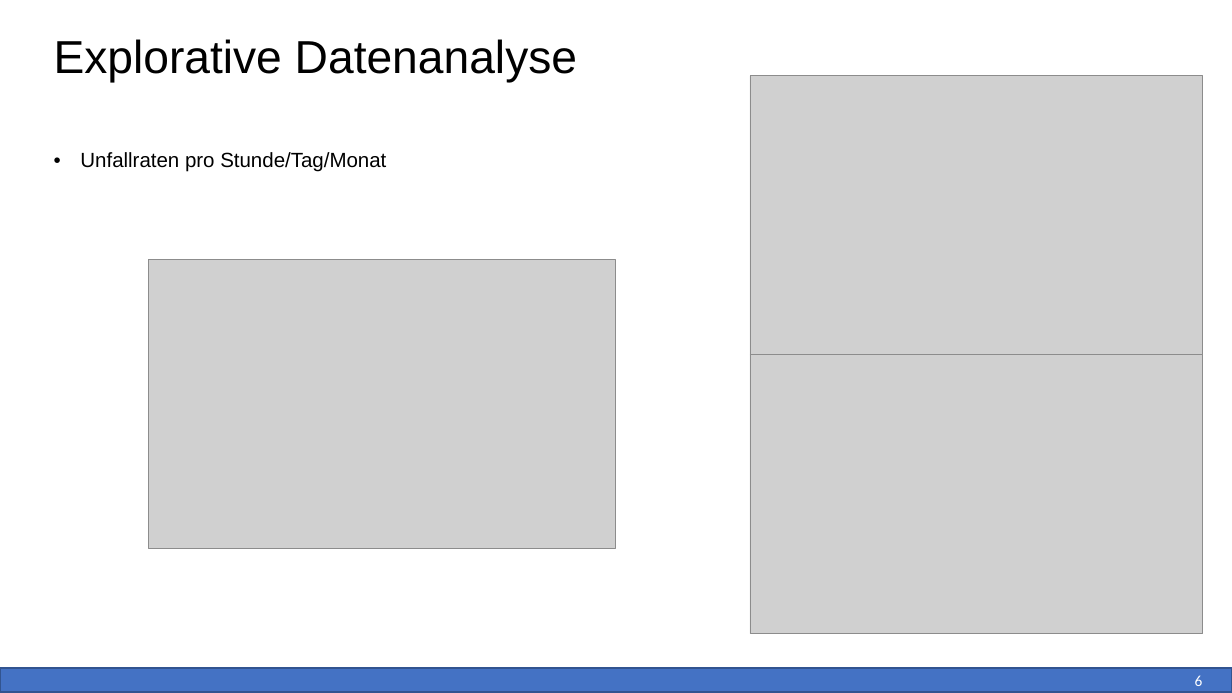
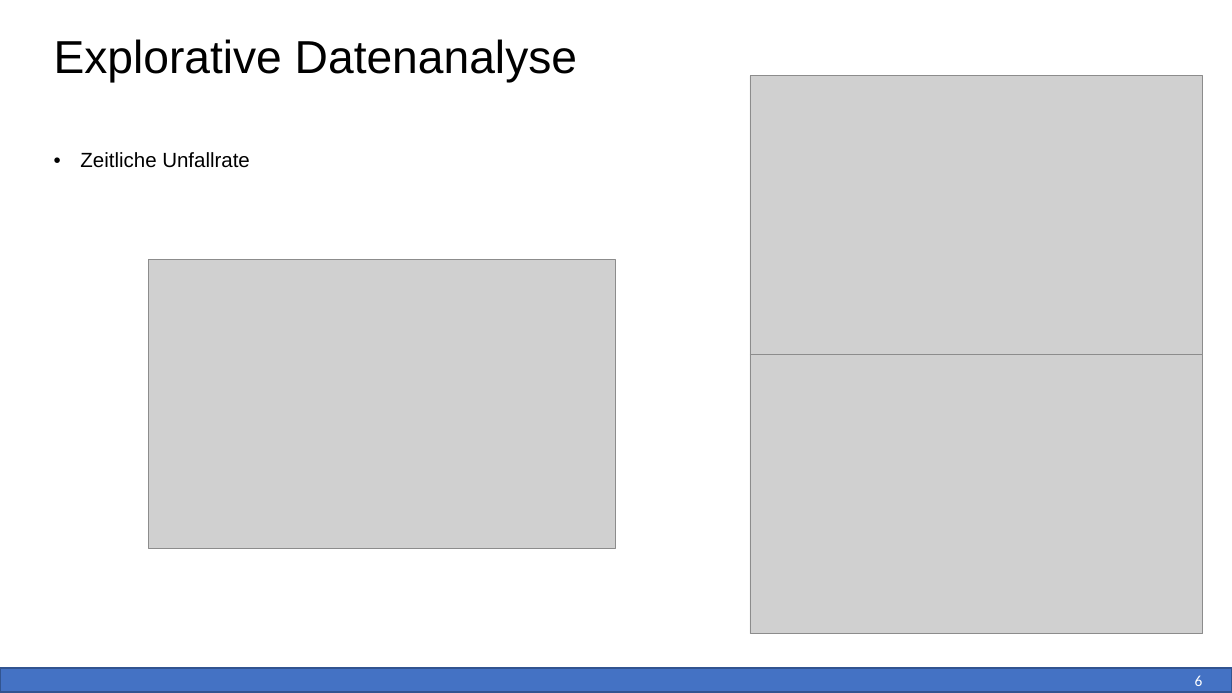
Before and after one commit to ablat1329/citibike_accident_analysis, a slide deck: slide 6 of CitiBike Risikoanalyse & Modellierung.pptx. Drawn at 1232x693 pixels with LibreOffice and Linux fonts; fonts in the diff are those of the drawing; grey boxes stand for pictures. Boxes give left, top, right and bottom in pixels: in the first picture for what was removed or moved away, otherwise in the second. Text is boxed around its words. In the diff, an @@ line names an element or a change of style, - is before the commit and + after.

```diff
--- a/CitiBike Risikoanalyse & Modellierung.pptx
+++ b/CitiBike Risikoanalyse & Modellierung.pptx
@@ text at (80, 152, 250, 168): text changed @@
-• Unfallraten pro Stunde/Tag/Monat
+• Zeitliche Unfallrate
```
Also in this commit, not shown: 9 other slides changed.
